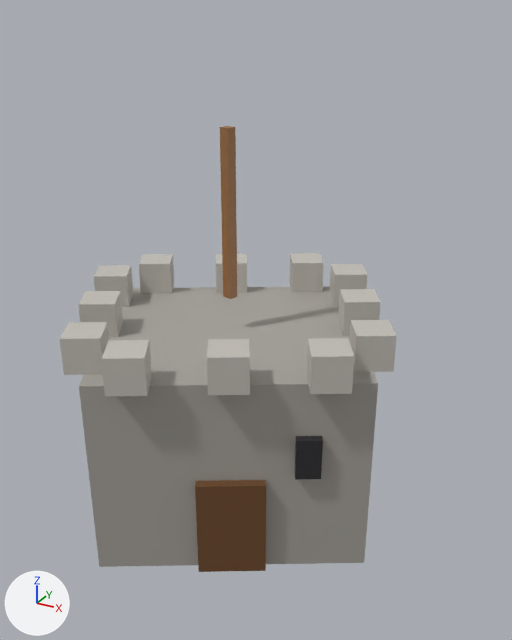
An edit to the glTF model art/models/building_30.glb, drawn before and after from the same camera.
Both versions are drawn from a 50 mm lens placed at (0.578, -0.96, 0.847), pointed at (0.06, -0.019, 0.377). Arrows for +X, +Y and +Z are at lower left; the lights stay in place. The picture after the commit comes second. Vertices at exactly the same position are counted once.

In view in the first picture: 'building_30'.
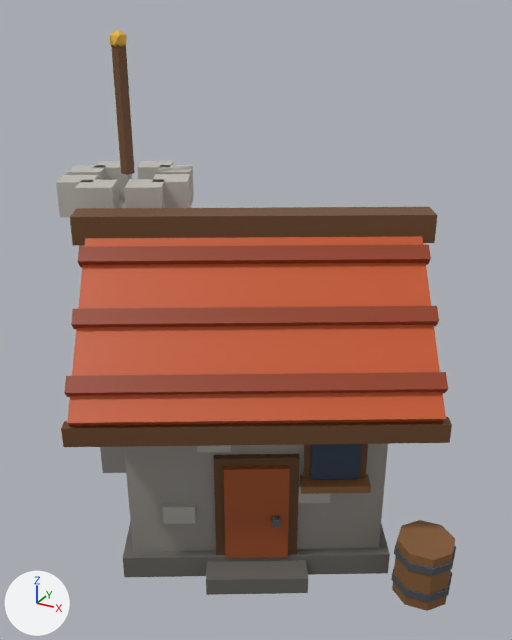
The edits, one by one:
me_building_30 is used by ob_building_30; location (0.0, 0.0, 0.0).
me_building_30 had 128 vertices, 192 faces and spanned x -0.298..0.298, y -0.288..0.288, z 0.0..0.68.
me_building_30 now has 426 vertices, 652 faces and spans x -0.356..0.436, y -0.357..0.328, z 0.0..0.816.
me_building_30 part 1: the loose piece of 8 vertices spanning x -0.298..-0.216, y -0.036..0.046, z 0.34..0.4 is scaled about its middle by (2.67, 2.67, 8.67), then moved by (0.031, 0.026, -0.11).
me_building_30 part 2: the loose piece of 8 vertices spanning x -0.141..-0.059, y 0.132..0.214, z 0.34..0.4 is moved by (-0.121, -0.231, 0.18).
me_building_30 part 3: the loose piece of 8 vertices spanning x 0.15..0.232, y 0.069..0.151, z 0.34..0.4 is moved by (-0.491, -0.029, 0.18).
me_building_30 part 4: the loose piece of 8 vertices spanning x 0.059..0.141, y -0.214..-0.132, z 0.34..0.4 is moved by (-0.375, 0.13, 0.18).
me_building_30 part 5: a new loose piece, an icosphere of 20 faces spanning x -0.24..-0.212, y 0.017..0.045, z 0.784..0.816, in mat_defaultmaterial.
me_building_30 part 6: a new loose piece, an 8-sided cylinder along z spanning x 0.346..0.433, y -0.119..-0.032, z 0.0..0.1, in mat_defaultmaterial.
me_building_30 part 7: a new loose piece, an 8-sided cylinder along z spanning x 0.344..0.436, y -0.121..-0.029, z 0.02..0.032, in mat_defaultmaterial.
me_building_30 part 8: a new loose piece, an 8-sided cylinder along z spanning x 0.344..0.436, y -0.121..-0.029, z 0.072..0.084, in mat_defaultmaterial.
me_building_30 part 9: the loose piece of 8 vertices spanning x -0.291..0.291, y -0.283..0.283, z 0.0..0.34 is rebuilt with 8 vertices and now spans x -0.204..0.313, y -0.262..0.233, z 0.04..0.352.
me_building_30 part 10: 9 loose pieces with 72 vertices, spanning x -0.268..0.298, y -0.288..0.288, z 0.34..0.68, are deleted.
me_building_30 part 11: 16 vertices removed from x 0.05..0.228, y -0.214..-0.102, z 0.0..0.25; 326 vertices added at x -0.356..0.408, y -0.357..0.328, z 0.0..0.8.

Location of each change, [x1, y1, x2, y2] in pixels of the pictures (512 x 640 px; the box of a moved part takes in the faces that stretch with it):
'building_30', reshaped (19% wider, 30% taller)
    before: [60, 126, 397, 572]
    after: [56, 29, 456, 611]
part 1 of me_building_30, moved or reshaped
    before: [94, 265, 133, 307]
    after: [79, 200, 126, 473]
part 2 of me_building_30, moved or reshaped
    before: [216, 254, 247, 293]
    after: [75, 180, 120, 209]
part 3 of me_building_30, moved or reshaped
    before: [338, 289, 380, 335]
    after: [96, 161, 132, 200]
part 4 of me_building_30, moved or reshaped
    before: [207, 339, 250, 395]
    after: [56, 175, 99, 217]
part 5 of me_building_30, added
    after: [110, 29, 127, 47]
part 6 of me_building_30, added (brown)
    after: [392, 520, 455, 611]
part 7 of me_building_30, added
    after: [391, 565, 452, 602]
part 8 of me_building_30, added
    after: [394, 542, 456, 576]
part 9 of me_building_30, rebuilt
    before: [79, 286, 378, 567]
    after: [124, 444, 388, 551]
part 10 of me_building_30, deleted
    before: [60, 126, 397, 396]
part 11 of me_building_30, built on
    before: [195, 436, 323, 572]
    after: [61, 44, 452, 595]
